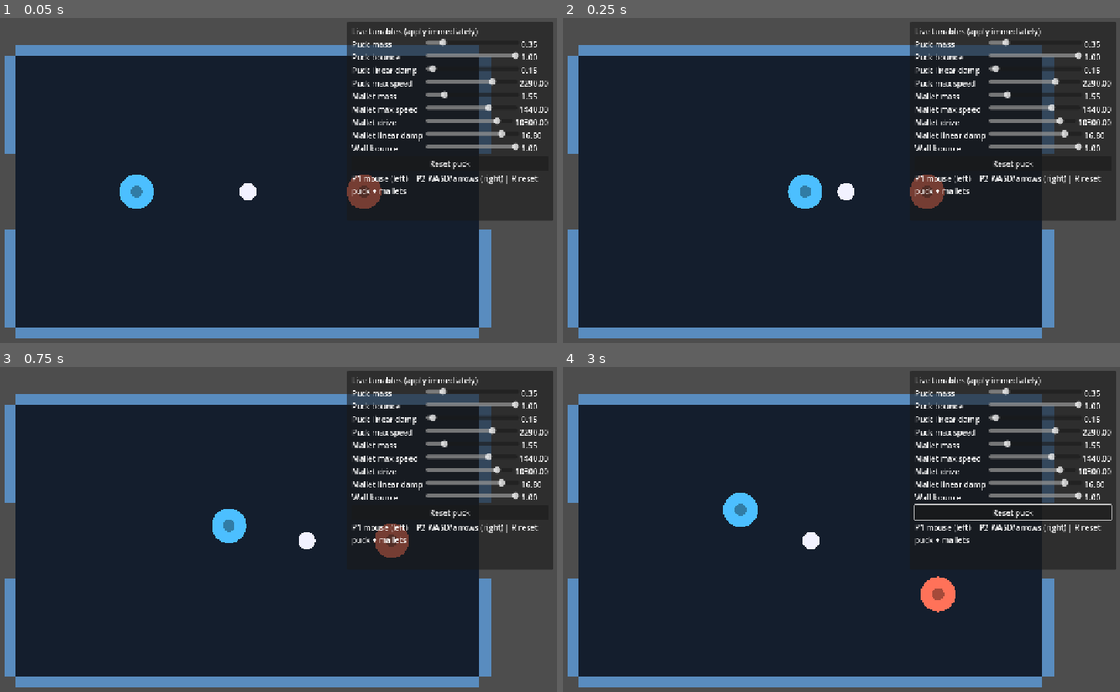
Above: before the commit, frames 1-4 (two rows, left to right).
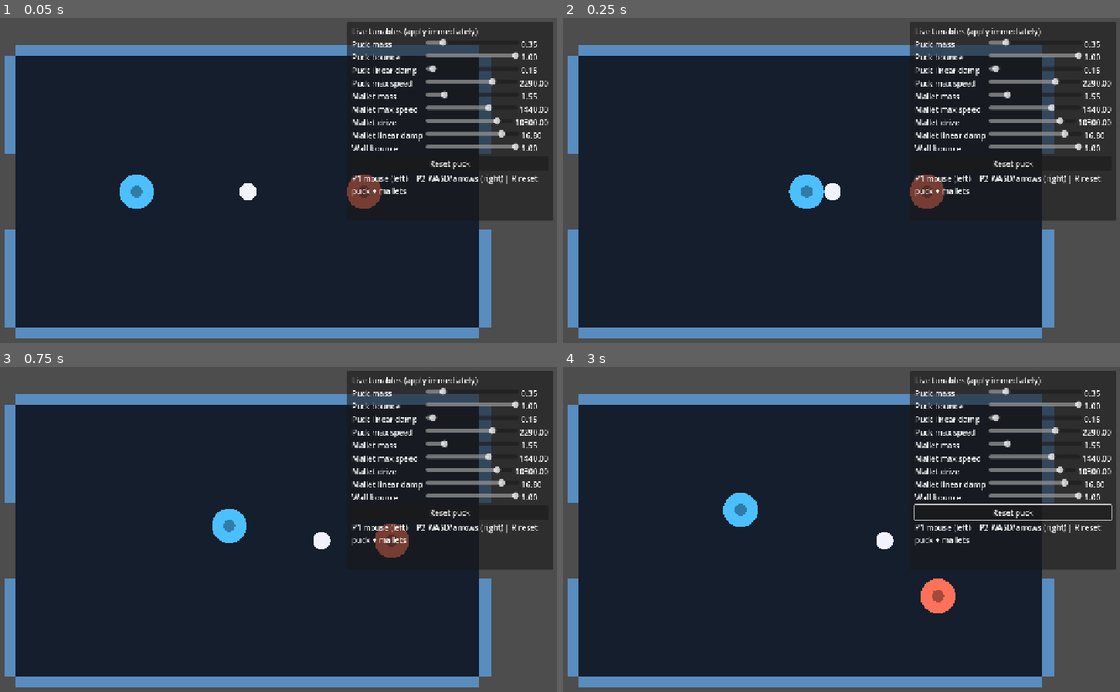
Above: after the commit, the same moments.

Repository: waigore/airhockey
Game: Godot game, scene res://scenes/main.tscn
Two runs of this game, one before a commit and one after it. Both use one fixed random seed, a clock stepped at 60 frames per second and the inputs below.
Inputs (mouse positions are in pixels of both pictures, inside the frame that each line leads up to):
- Up to frame 1 (0.05 s): no input
- Up to frame 2 (0.25 s): no input
- Up to frame 3 (0.75 s): tap Enter at 0.5 s; move the mouse to (384, 523) at 0.52 s; hold Right from 0.53 s (still down); tap R at 0.6 s
- Up to frame 4 (3 s): release Right at 1.25 s; click "Reset puck" at 1.25 s; move the mouse to (685, 558) at 2.02 s; hold Down 2.03-2.78 s; tap R at 2.1, 2.85 s; move the mouse to (874, 464) at 2.77 s; hold Right from 2.78 s (still down)

Frame 1 is identical in both runs. In frame 2, 0.3% of the frame differs, in the area x 40-53%, y 48-59%; in frame 3, 0.3%; in frame 4, 0.4%, in the area x 28-71%, y 41-76%.

Commit message:
Make puck energy bleed follow linear damp only.
Apply flight damp explicitly (engine damp 0) and custom wall/mallet restitution so solver soft-contacts are not mistaken for damp.

Co-authored-by: Cursor <cursoragent@cursor.com>

Diff:
--- a/pocs/physics-feel-live-tunables/project.godot
+++ b/pocs/physics-feel-live-tunables/project.godot
@@ -26,6 +26,8 @@
 
 2d/default_gravity=0.0
 2d/default_gravity_vector=Vector2(0, 0)
+2d/default_linear_damp=0.0
+2d/default_angular_damp=0.0
 # Higher tick rate reduces deep wall penetration at high puck speeds (energy loss on resolve).
 common/physics_ticks_per_second=120
 common/max_physics_steps_per_frame=16
--- a/pocs/physics-feel-live-tunables/scripts/mallet.gd
+++ b/pocs/physics-feel-live-tunables/scripts/mallet.gd
@@ -64,8 +64,10 @@
 	mass = tunables.mallet_mass
 	linear_damp = 0.0
 	var mat := PhysicsMaterial.new()
-	mat.bounce = 0.15
-	mat.friction = 0.02
+	# Puck applies custom restitution; mallet face stays 0-bounce here.
+	mat.bounce = 0.0
+	mat.friction = 0.0
+	mat.absorbent = false
 	physics_material_override = mat
 
 
--- a/pocs/physics-feel-live-tunables/scripts/puck.gd
+++ b/pocs/physics-feel-live-tunables/scripts/puck.gd
@@ -1,6 +1,8 @@
 extends RigidBody2D
 
 ## Puck: RigidBody2D with live mass/bounce/damp/max-speed.
+## Flight energy bleed is applied here from puck_linear_damp only (engine damp = 0).
+## Wall restitution is applied here from bounce sliders (materials stay at 0 bounce).
 
 var tunables: PoCTunables
 
@@ -9,13 +11,12 @@
 	tunables = t
 	gravity_scale = 0.0
 	lock_rotation = true
-	# Shape CCD: ray CCD can miss/soft-resolve fast circle-vs-box wall hits.
 	continuous_cd = RigidBody2D.CCD_MODE_CAST_SHAPE
 	contact_monitor = true
-	max_contacts_reported = 4
-	# Damp must not fight restitution (Godot still bleeds energy if damp > 0).
+	max_contacts_reported = 8
 	linear_damp_mode = RigidBody2D.DAMP_MODE_REPLACE
 	angular_damp_mode = RigidBody2D.DAMP_MODE_REPLACE
+	linear_damp = 0.0
 	angular_damp = 0.0
 	_ensure_visual(Color(0.95, 0.95, 1.0, 1.0), 18.0)
 	_apply()
@@ -41,10 +42,14 @@
 	if tunables == null:
 		return
 	mass = tunables.puck_mass
-	linear_damp = tunables.puck_linear_damp
+	# Engine damp stays 0 — bleed is applied explicitly in _integrate_forces.
+	linear_damp = 0.0
 	var mat := PhysicsMaterial.new()
-	mat.bounce = tunables.puck_bounce
+	# Restitution handled in _integrate_forces so solver soft-contacts cannot
+	# look like unexplained damp. Mallet bounce uses a fixed face coefficient.
+	mat.bounce = 0.0
 	mat.friction = 0.0
+	mat.absorbent = false
 	physics_material_override = mat
 
 
@@ -52,9 +57,37 @@
 	if tunables == null:
 		return
 	var v := state.linear_velocity
+
+	# Custom restitution from contacts (materials are 0-bounce).
+	for i in state.get_contact_count():
+		var n := state.get_contact_local_normal(i)
+		if n.length_squared() < 0.0001:
+			continue
+		n = n.normalized()
+		var vn := v.dot(n)
+		if vn >= 0.0:
+			continue
+		var b := _bounce_against(state.get_contact_collider_object(i))
+		v -= (1.0 + b) * vn * n
+
+	# Intentional flight bleed — only from the damp slider (0 = no damp bleed).
+	var damp := tunables.puck_linear_damp
+	if damp > 0.0:
+		v *= exp(-damp * state.step)
+
 	var max_s := tunables.puck_max_speed
 	if v.length() > max_s:
-		state.linear_velocity = v.normalized() * max_s
+		v = v.normalized() * max_s
+
+	state.linear_velocity = v
+
+
+func _bounce_against(collider: Object) -> float:
+	if collider is StaticBody2D:
+		# Same combine rule as Godot materials (add, clamp).
+		return clampf(tunables.puck_bounce + tunables.wall_bounce, 0.0, 1.0)
+	# Mallet / other rigid: puck bounce plus a solid face (no separate mallet bounce tunable).
+	return clampf(tunables.puck_bounce + 0.85, 0.0, 1.0)
 
 
 func reset_to(pos: Vector2) -> void:
--- a/pocs/physics-feel-live-tunables/scripts/tunables_panel.gd
+++ b/pocs/physics-feel-live-tunables/scripts/tunables_panel.gd
@@ -38,7 +38,7 @@
 
 	_add_slider(vbox, "puck_mass", "Puck mass", 0.05, 2.0, 0.01)
 	_add_slider(vbox, "puck_bounce", "Puck bounce", 0.0, 1.0, 0.01)
-	_add_slider(vbox, "puck_linear_damp", "Puck linear damp", 0.0, 4.0, 0.01)
+	_add_slider(vbox, "puck_linear_damp", "Puck linear damp", 0.0, 4.0, 0.01) ## 0 = no flight bleed
 	_add_slider(vbox, "puck_max_speed", "Puck max speed", 200.0, 3000.0, 10.0)
 
 	_add_slider(vbox, "mallet_mass", "Mallet mass", 0.2, 8.0, 0.05)
--- a/pocs/physics-feel-live-tunables/scripts/walls.gd
+++ b/pocs/physics-feel-live-tunables/scripts/walls.gd
@@ -59,8 +59,10 @@
 func _apply() -> void:
 	if tunables == null:
 		return
+	# Bounce is applied on the puck (custom restitution). Keep wall materials at 0
+	# so the solver does not double-apply or soft-bleed into "fake damp".
 	var mat := PhysicsMaterial.new()
-	mat.bounce = tunables.wall_bounce
+	mat.bounce = 0.0
 	mat.friction = 0.0
 	mat.absorbent = false
 	for b in _bodies:
Not shown, changed: pocs/physics-feel-live-tunables/README.md
